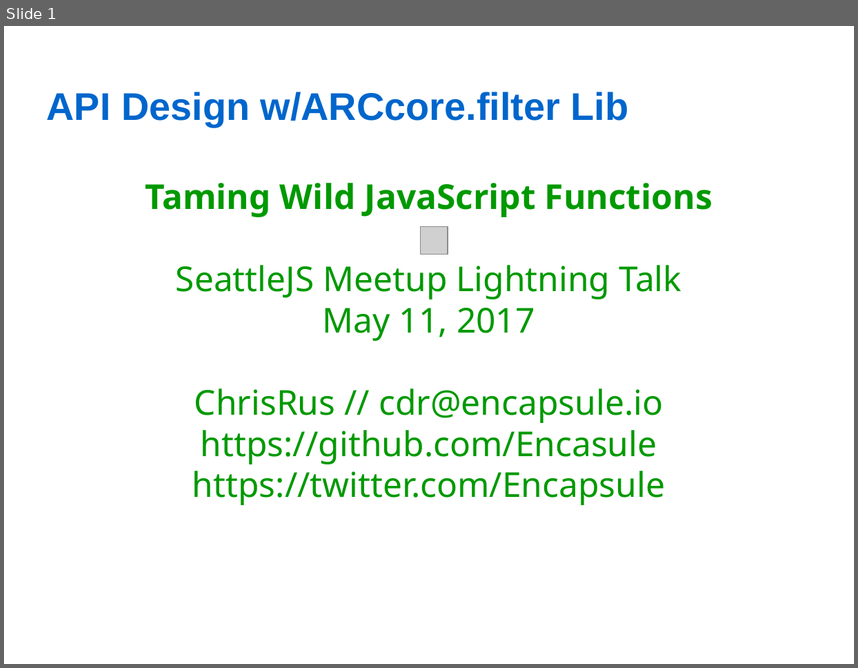
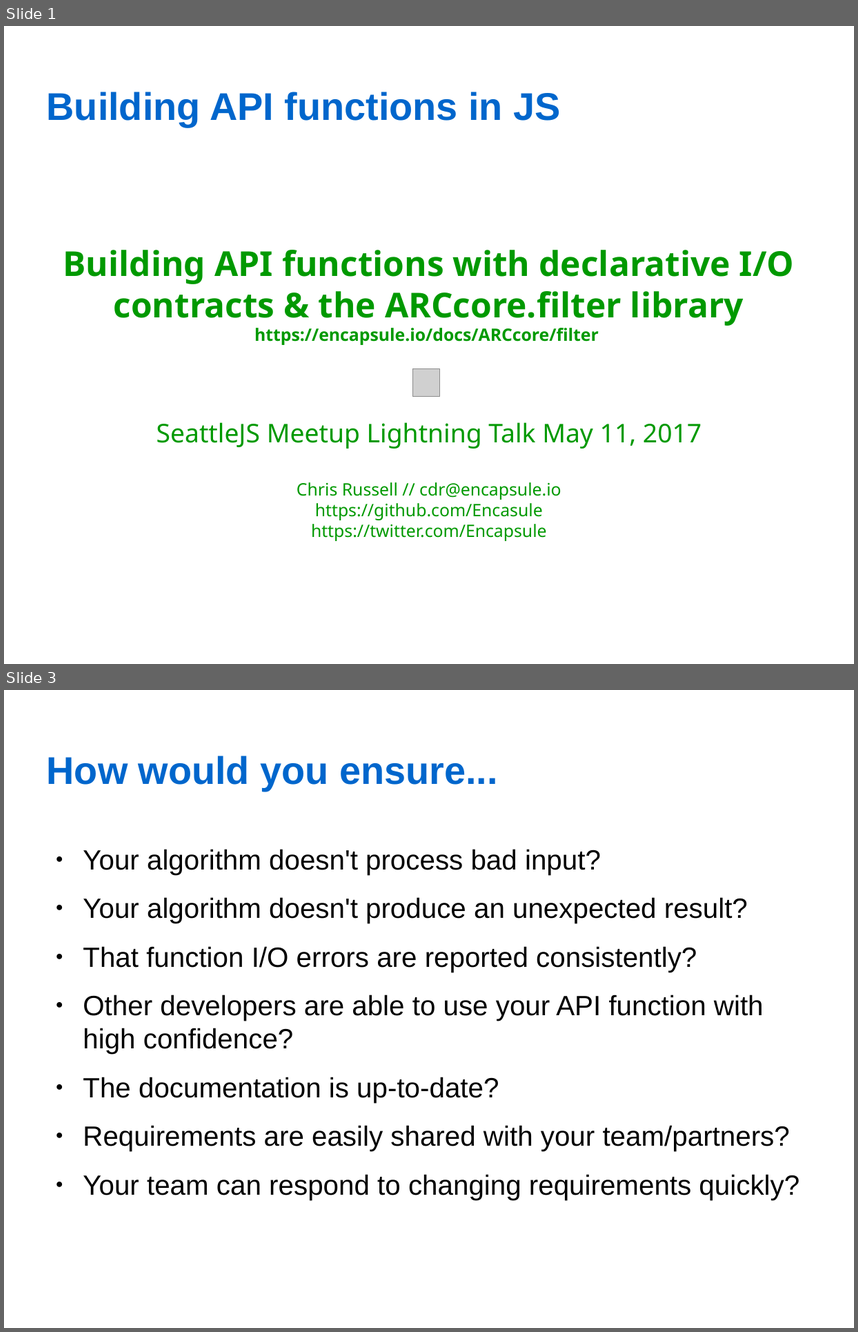
Before and after one commit to Encapsule-Annex/seattlejs-meetup-2017-may-filter-lib, a slide deck: SeattleJS-2017.05.11-ARCcore.filter.odp. Shown one above the other, each under a label of ours: slide 1 before the commit, slides 1 and 3 after it; the slides between them are not shown. The pictures are 858x668 and 858x1332 pixels, drawn with LibreOffice and Linux fonts; fonts in the diff are those of the drawing; grey boxes stand for pictures; background and template pictures are left out. Boxes give left, top, right and bottom in pixels: in the first picture for what was removed or moved away, otherwise in the second. Text is boxed around its words. In the diff, an @@ line names an element or a change of style, - is before the commit and + after.

Commit message:
Presentation for 2017.05.11 SeattleJS

```diff
--- a/SeattleJS-2017.05.11-ARCcore.filter.odp
+++ b/SeattleJS-2017.05.11-ARCcore.filter.odp
@@ slide 3 added at box(4, 690, 854, 1328), background picture (left out) @@
@@ title added at box(47, 756, 498, 791), 36 pt, text #0066CC, bold @@
+How would you ensure...
@@ text added at box(83, 849, 800, 1200), 26 pt, text #000000 @@
+● Your algorithm doesn't process bad input?
+● Your algorithm doesn't produce an unexpected result?
+● That function I/O errors are reported consistently?
+● Other developers are able to use your API function with high confidence?
+● The documentation is up-to-date?
+● Requirements are easily shared with your team/partners?
+● Your team can respond to changing requirements quickly?
@@ slide 1 changed as well @@
@@ title at box(47, 92, 560, 127): text changed @@
-API Design w/ARCcore.filter Lib
+Building API functions in JS
@@ subtitle at box(63, 250, 794, 541): text changed; size 32 to 16 pt @@
-Taming Wild JavaScript Functions
-SeattleJS Meetup Lightning Talk
-May 11, 2017
-ChrisRus // cdr@encapsule.io
-https://github.com/Encasule
-https://twitter.com/Encapsule
+Building API functions with declarative I/O contracts & the ARCcore.filter library
+https://encapsule.io/docs/ARCcore/filter
+SeattleJS Meetup Lightning Talk May 11, 2017
+Chris Russell // cdr@encapsule.io
+https://github.com/Encasule
+https://twitter.com/Encapsule
@@ picture: place and size @@
-picture at box(421, 227, 448, 254)
+picture at box(413, 368, 441, 397)
```
Also in this commit, not shown: 4 other slides changed, 4 other slides added, 3 slides removed.
